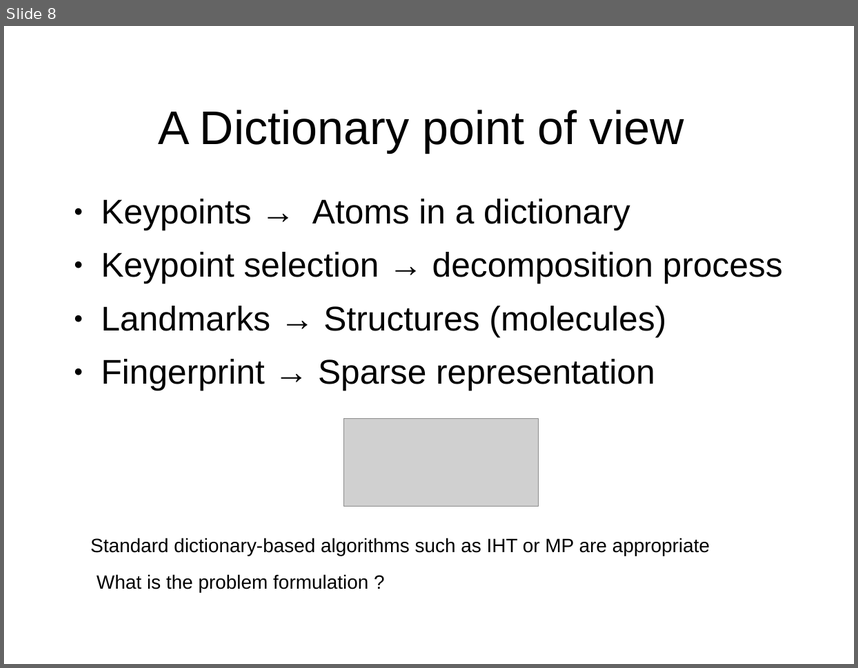
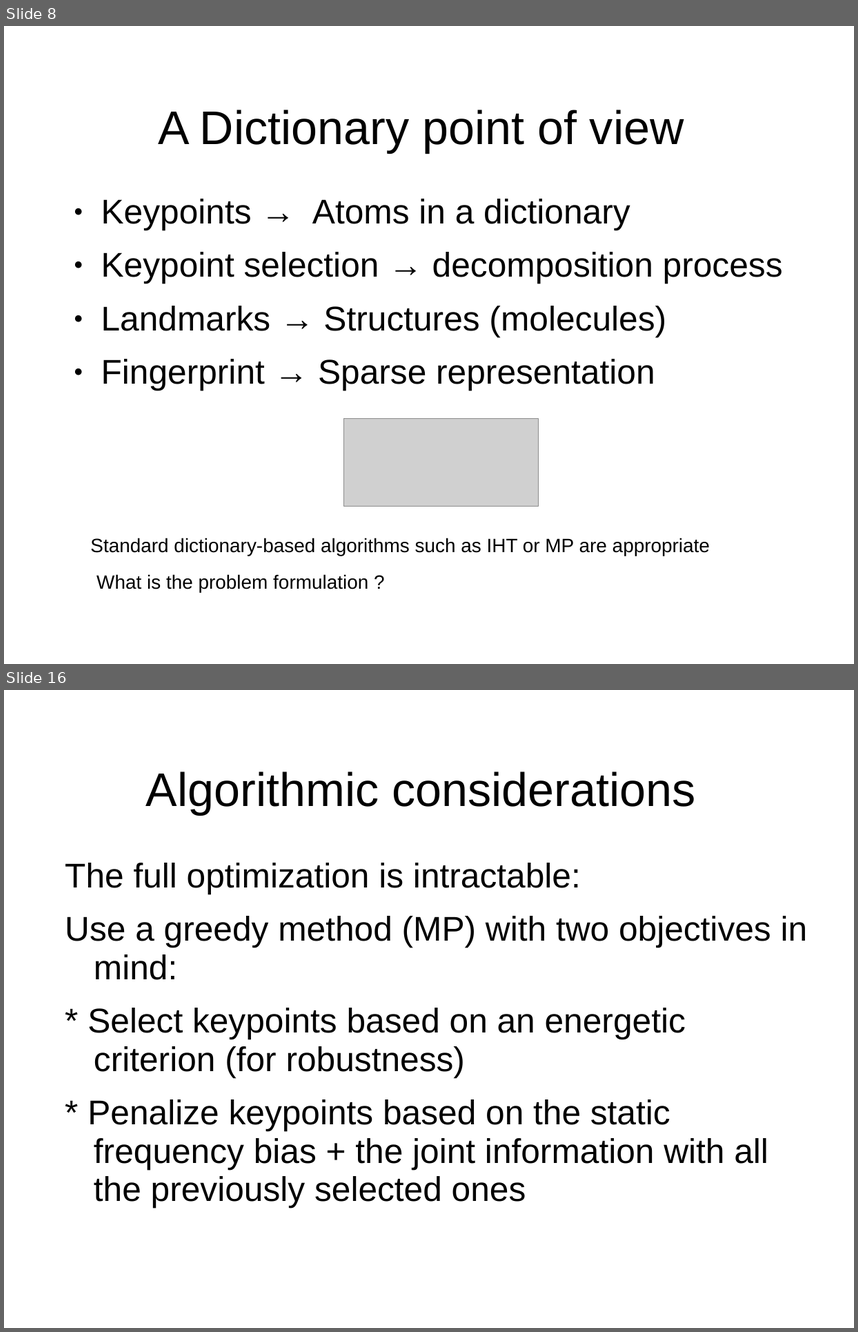
Before and after one commit to mmoussallam/audio-sketch, a slide deck: src/icassp14_fgpt/icassp14/slides.ppt. Shown one above the other, each under a label of ours: slide 8 before the commit, slides 8 and 16 after it; the slides between them are not shown. The pictures are 858x668 and 858x1332 pixels, drawn with LibreOffice and Linux fonts; fonts in the diff are those of the drawing; grey boxes stand for pictures; background and template pictures are left out. Boxes give left, top, right and bottom in pixels: in the first picture for what was removed or moved away, otherwise in the second. Text is boxed around its words. In the diff, an @@ line names an element or a change of style, - is before the commit and + after.

```diff
--- a/src/icassp14_fgpt/icassp14/slides.ppt
+++ b/src/icassp14_fgpt/icassp14/slides.ppt
@@ slide 16 added at <box>4,690,854,1328</box>, background picture (left out) @@
@@ title added at <box>146,771,695,815</box>, 44 pt, text #000000 @@
+Algorithmic considerations
@@ text added at <box>65,862,808,1208</box>, 32 pt, text #000000 @@
+The full optimization is intractable:
+Use a greedy method (MP) with two objectives in mind:
+* Select keypoints based on an energetic criterion (for robustness)
+* Penalize keypoints based on the static frequency bias + the joint information with all the previously selected ones
```
Also in this commit, not shown: 2 slides changed, 8 other slides added, 6 other files.
